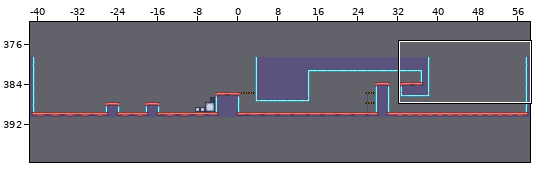
Tiled map -- assets/testmap.tmx. Above, an overview of the earlier version with the close-up marked.
Close-up. Before the edit:
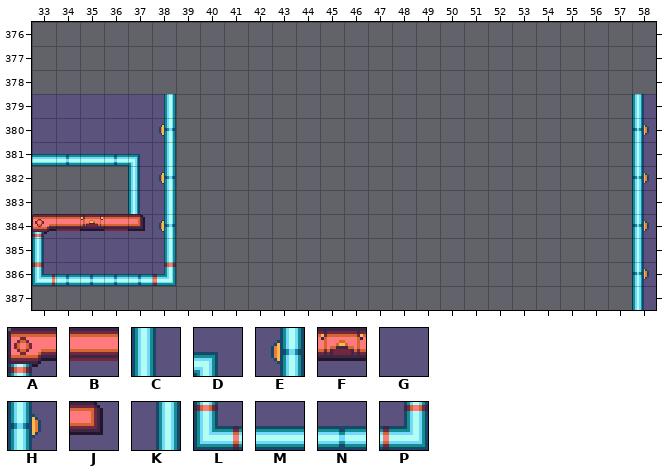
Cells are 16x16 px. Shown: x 33..58, y 376..387. The commit also changed other parts of the map, which this record leaves out. Tiles whose own drawing changed are shown in their newer look in all pictures. The old version is drawn lined up with the new one.
Key: from "electrictileset": A 31, B 35, C 41, D 43, E 44, F 45, G 50, H 51, J 53, K 54, L 61, M 62, N 63, P 64.
_ is an empty cell.
Layer "map" before, first column x 33:
376 __________________________
377 __________________________
378 __________________________
379 GGGGGK___________________C
380 GGGGGE___________________H
381 MNMNDK___________________C
382 ____CE___________________H
383 ____CK___________________C
384 ABFBJE___________________H
385 CGGGGK___________________C
386 LNNNNP___________________H
387 _________________________C
Once edited:
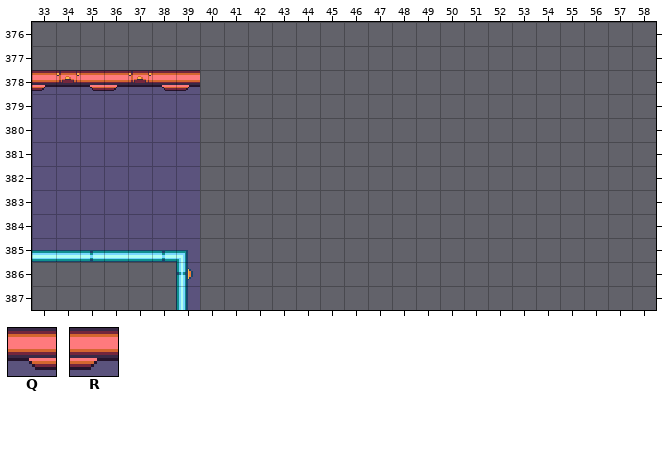
Further tiles: from "electrictileset": Q 32, R 33.
Change:
Changed rows in their new state; . is an unchanged cell.
map size 100x12 -> 40x400 cells (old content now starts at -41,379; both pictures use the new coordinates)
Layer "map":
first column x 33:
378 RFQRFQR...................
379 .....G..................._
380 .....G..................._
381 GGGGGG..................._
382 ....GG..................._
383 ....GG..................._
384 GGGGGG..................._
385 MMNMMND.................._
386 ______H.................._
387 ......C.................._
